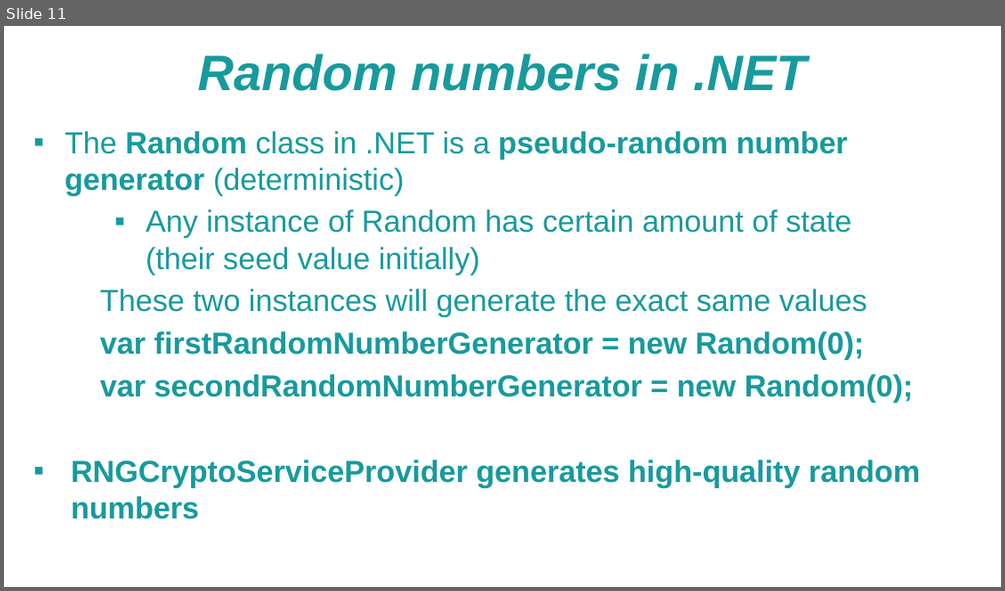
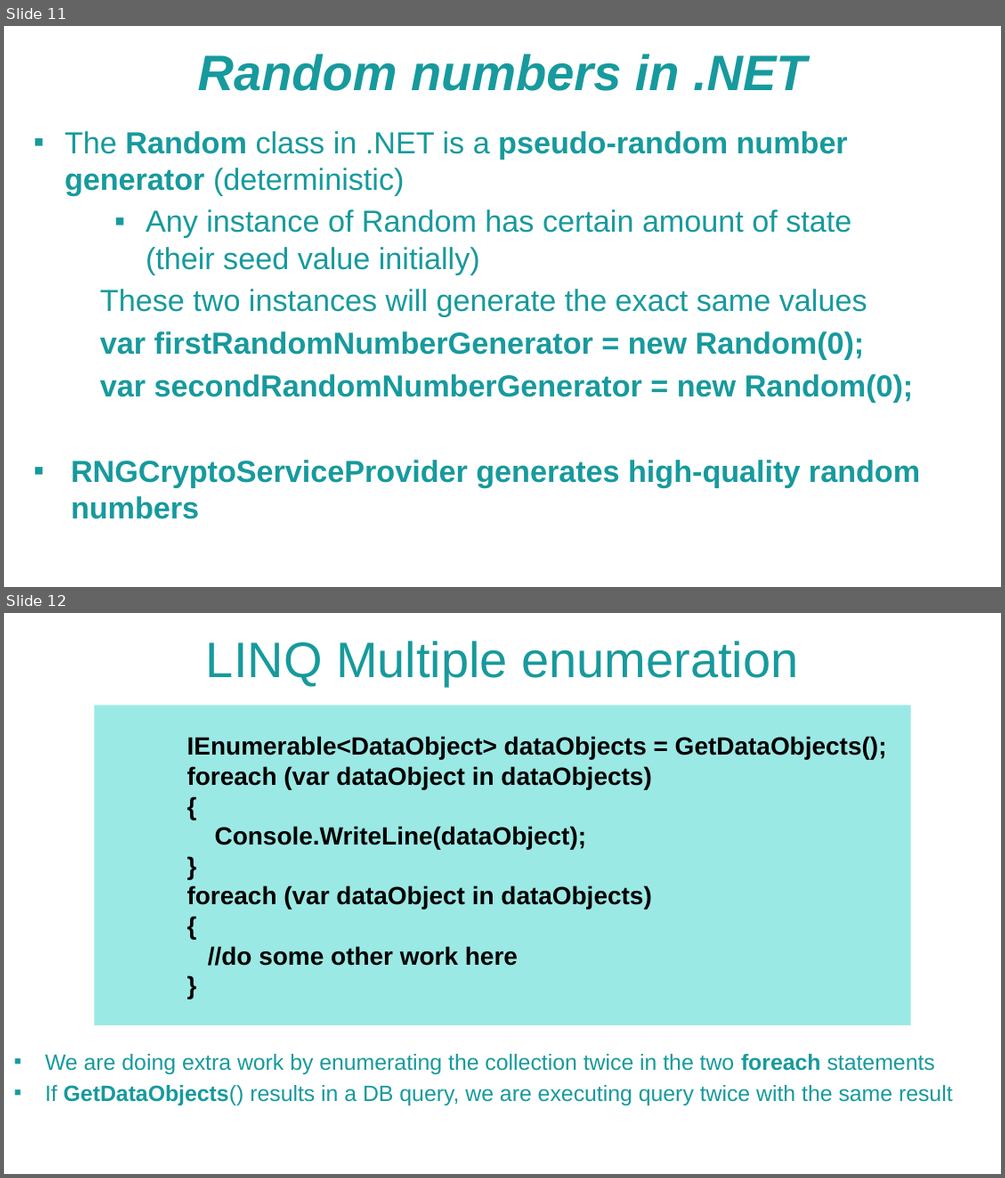
Before and after one commit to NaskoIT/CSharp-In-Depth, a slide deck: C# Tips and Tricks.pptx. Shown one above the other, each under a label of ours: slide 11 before the commit, slides 11 and 12 after it. The pictures are 1005x591 and 1005x1178 pixels, drawn with LibreOffice and Linux fonts; fonts in the diff are those of the drawing; background and template pictures are left out. Boxes give left, top, right and bottom in pixels: in the first picture for what was removed or moved away, otherwise in the second. Text is boxed around its words. In the diff, an @@ line names an element or a change of style, - is before the commit and + after.

Commit message:
LINQ Multiple enumeration

```diff
--- a/C# Tips and Tricks.pptx
+++ b/C# Tips and Tricks.pptx
@@ slide 12 added at [4, 613, 1001, 1174], background picture (left out) @@
@@ text added at [206, 641, 798, 686], 36 pt, text #179A9D @@
+LINQ Multiple enumeration
@@ rectangle added at [95, 705, 911, 1025], fill #38D4CD at 50% opacity, 18 pt, text #000000, bold @@
+IEnumerable<DataObject> dataObjects = GetDataObjects();
+foreach (var dataObject in dataObjects)
+{
+Console.WriteLine(dataObject);
+}
+foreach (var dataObject in dataObjects)
+{
+//do some other work here
+}
@@ text added at [45, 1054, 953, 1105], 16 pt, text #179A9D @@
+▪ We are doing extra work by enumerating the collection twice in the two foreach statements
+▪ If GetDataObjects() results in a DB query, we are executing query twice with the same result
```
Also in this commit, not shown: 3 other files.
